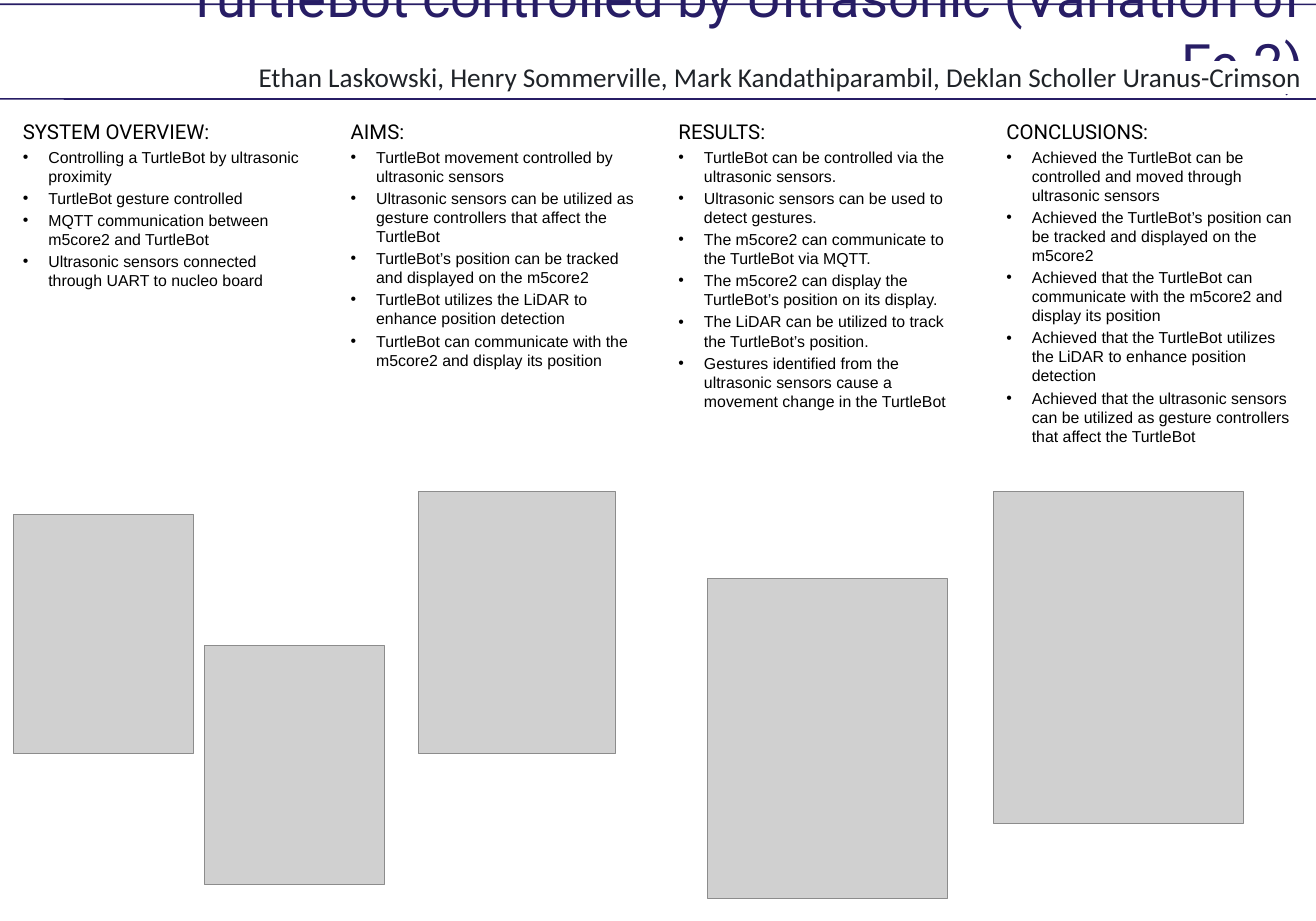
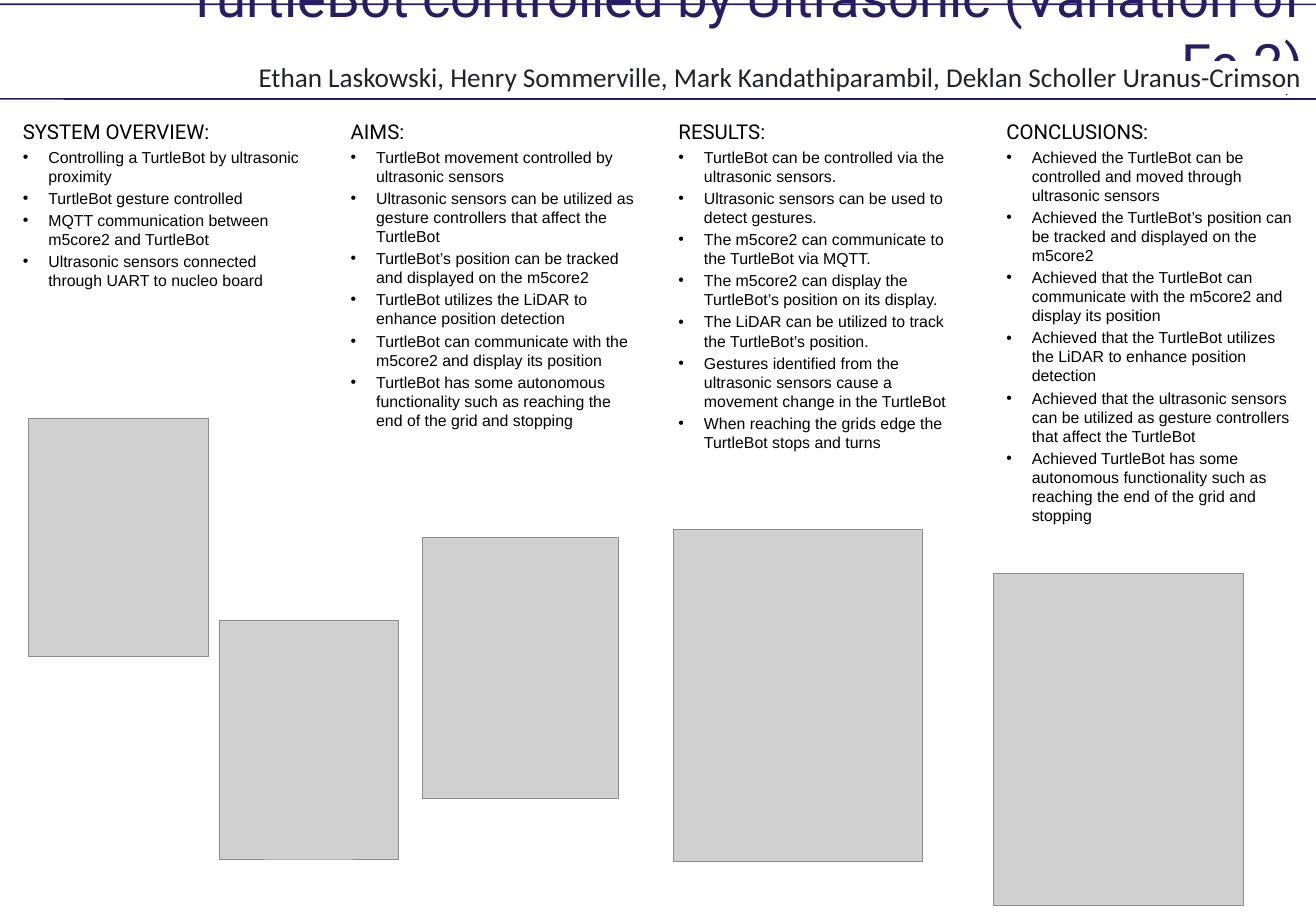
Before and after one commit to s4698486-Ethan/CSSE4011-Uranus-Crimson, a slide deck: slide 1 of Project Information Files/Poster.pptx. Drawn at 1316x921 pixels with LibreOffice and Linux fonts; fonts in the diff are those of the drawing; grey boxes stand for pictures. Boxes give left, top, right and bottom in pixels: in the first picture for what was removed or moved away, otherwise in the second. Text is boxed around its words. In the diff, an @@ line names an element or a change of style, - is before the commit and + after.

Commit message:
Final poster changes, needs to be double checked

```diff
--- a/Project Information Files/Poster.pptx
+++ b/Project Information Files/Poster.pptx
@@ text at box(376, 376, 611, 430): paragraph added @@
+• TurtleBot has some autonomous functionality such as reaching the end of the grid and stopping
@@ picture: place and size @@
-picture at box(14, 514, 194, 753)
+picture at box(29, 418, 209, 657)
@@ text at box(704, 417, 942, 452): paragraph added @@
+• When reaching the grids edge the TurtleBot stops and turns
@@ text at box(1032, 452, 1267, 525): paragraph added @@
+• Achieved TurtleBot has some autonomous functionality such as reaching the end of the grid and stopping
@@ picture: place and size @@
-picture at box(419, 492, 616, 753)
+picture at box(422, 537, 619, 799)
@@ picture: place and size @@
-picture at box(708, 579, 948, 899)
+picture at box(673, 530, 923, 862)
@@ picture: place and size @@
-picture at box(994, 492, 1243, 824)
+picture at box(994, 574, 1243, 906)
@@ picture: place and size @@
-picture at box(205, 647, 385, 885)
+picture at box(219, 620, 400, 859)
```
